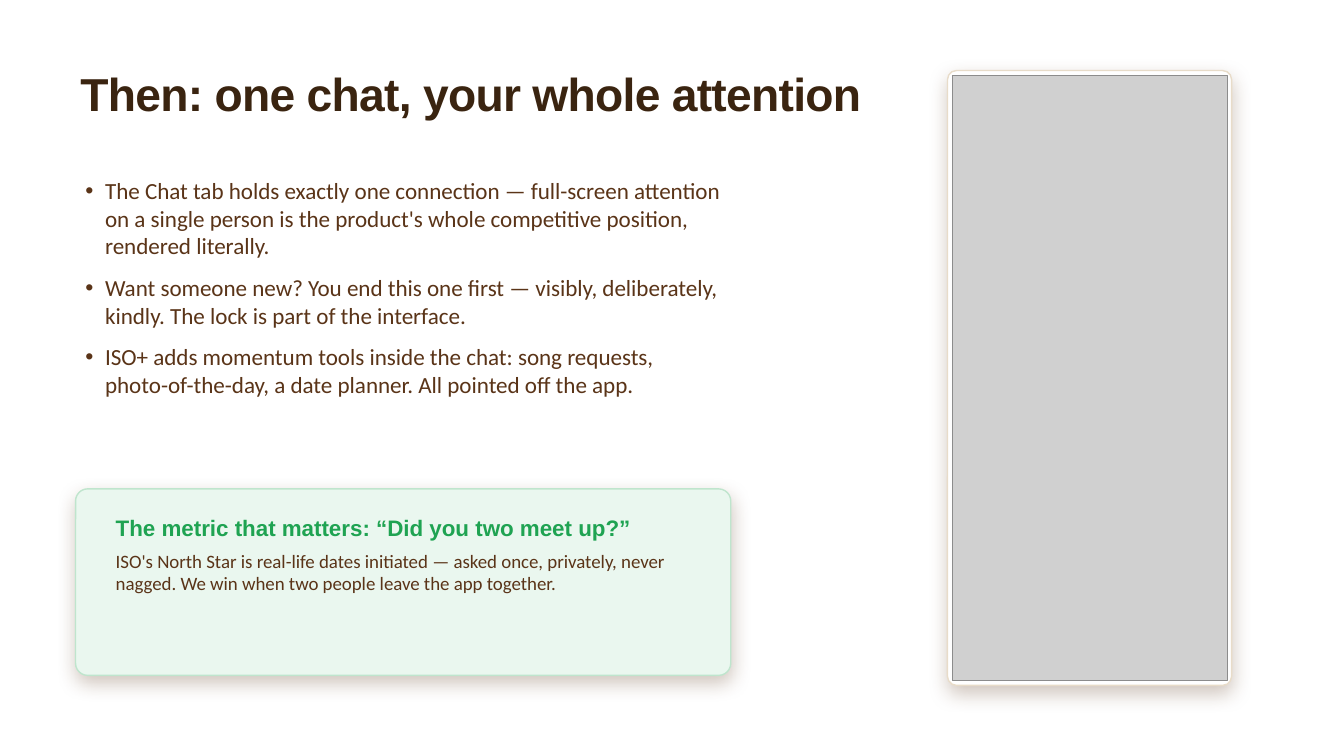
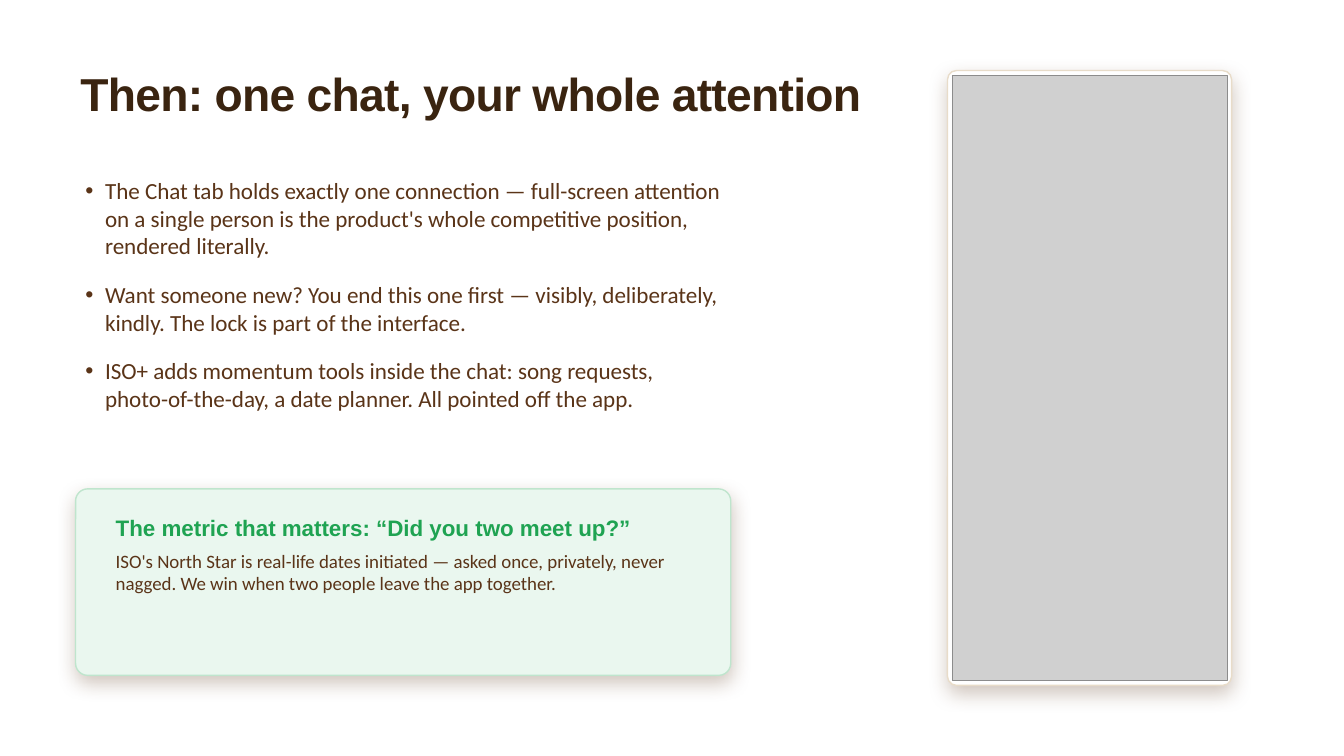
Before and after one commit to pjeon18/iso-prototype, a slide deck: slide 7 of slides/ISO_Product_Intro.pptx. Drawn at 1344x756 pixels with LibreOffice and Linux fonts; fonts in the diff are those of the drawing; grey boxes stand for pictures. Boxes give left, top, right and bottom in pixels: in the first picture for what was removed or moved away, otherwise in the second. Text is boxed around its words. In the diff, an @@ line names an element or a change of style, - is before the commit and + after.

```diff
--- a/slides/ISO_Product_Intro.pptx
+++ b/slides/ISO_Product_Intro.pptx
@@ text "The Chat tab holds exactly ..." at [105, 183, 720, 411]: more space between paragraphs @@
```
Also in this commit, not shown: 5 other slides changed, 1 other file.
